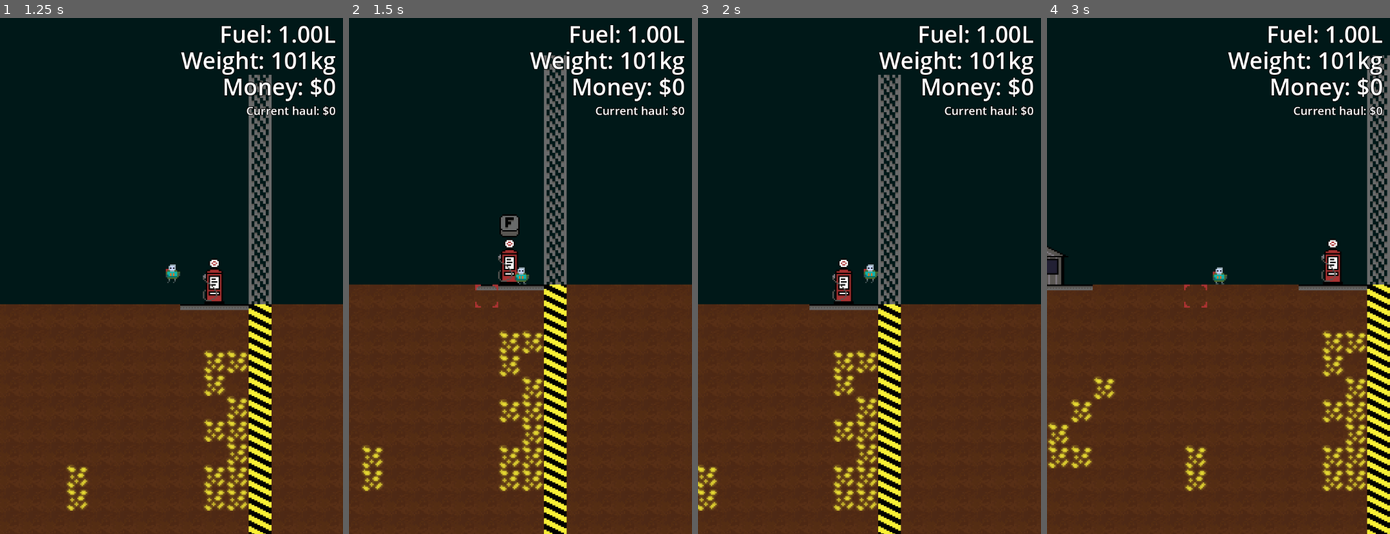
Above: before the commit, frames 1-4 (left to right).
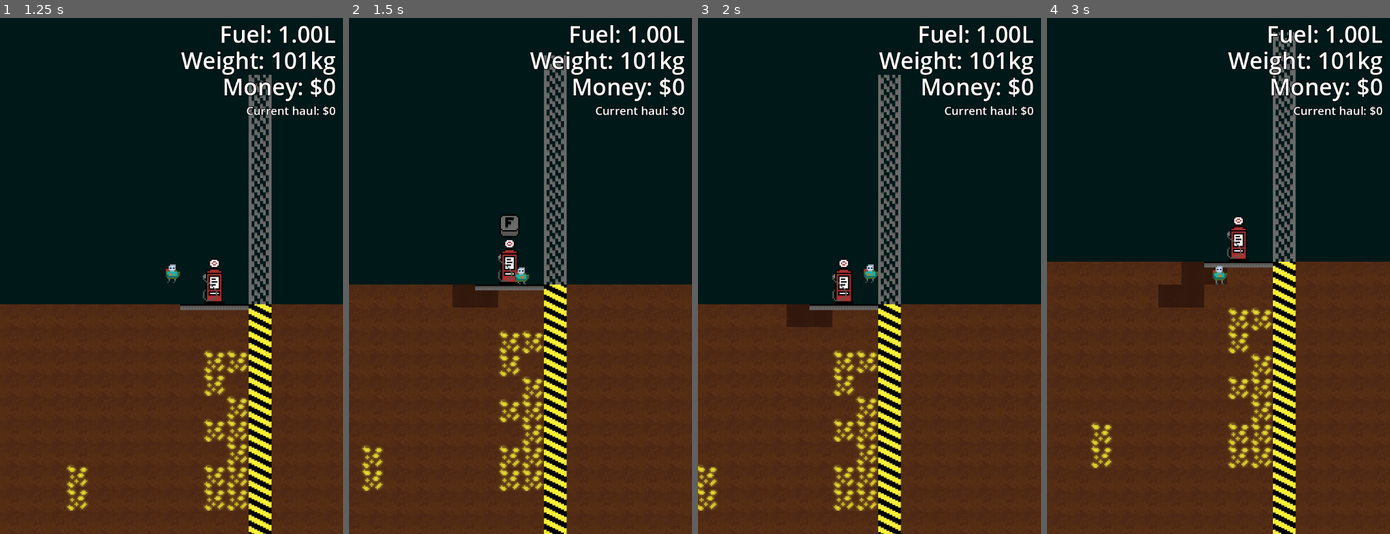
Above: after the commit, the same moments.

Repository: brikr/ludum-dare-57
Game: Godot game, scene res://scenes/main/main.tscn
The game is run twice, just before and just after one commit, with the same random seed, the same clock (stepped at 60 frames per second) and the same inputs.
Inputs (mouse positions are in pixels of both pictures, inside the frame that each line leads up to):
- Up to frame 1 (1.25 s): tap Enter at 0.5 s; move the mouse to (246, 250) at 0.52 s; hold D (move_right) from 0.53 s (still down); tap F (interact) at 0.6 s; tap Space (jump) at 0.77 s
- Up to frame 2 (1.5 s): keep holding D (move_right); move the mouse to (451, 301) at 1.27 s; click (451, 301) at 1.35 s
- Up to frame 3 (2 s): keep holding D (move_right); tap Space (jump) at 1.52 s
- Up to frame 4 (3 s): move the mouse to (1252, 162) at 2.02 s; release D (move_right) at 2.03 s; hold A (move_left) 2.03-2.78 s; tap F (interact) at 2.1 s; move the mouse to (1201, 379) at 2.77 s; hold D (move_right) from 2.78 s (still down); click (1201, 379) at 2.85 s

Frame 1 is identical in both runs. In frame 2, 0.5% of the frame differs, in the area x 30-44%, y 51-57%; in frame 3, 0.5%; in frame 4, 20%, in the area x 0-100%, y 2-100%.

Commit message:
green and red ore

Diff:
--- a/assets/tiles.tres
+++ b/assets/tiles.tres
@@ -45,6 +45,8 @@
 4:6/0 = 0
 5:5/0 = 0
 5:6/0 = 0
+2:2/0 = 0
+3:2/0 = 0
 
 [resource]
 physics_layer_0/collision_layer = 1
--- a/scenes/constants/constants.gd
+++ b/scenes/constants/constants.gd
@@ -17,8 +17,8 @@
 # Object Tiles
 const GOLD_TILE := Vector2i(0, 2)
 const BLUE_TILE := Vector2i(1, 2)
-const RED_TILE := Vector2i(1, 2) # TODO update me
-const GREEN_TILE := Vector2i(1, 2) # TODO update me
+const RED_TILE := Vector2i(2, 2)
+const GREEN_TILE := Vector2i(3, 2)
 const ALIEN_SKULL_TILE := Vector2i(0, 3)
 const ALIEN_TECH_TILE := Vector2i(1, 3)
 
--- a/scenes/player/player.gd
+++ b/scenes/player/player.gd
@@ -37,7 +37,7 @@
 ## Digging
 # digging power (per physics frame)
 # TODO: this should be 1.0 for real digging to return
-var digging_power = 1.0
+var digging_power = 1000.0
 ## Falling
 # Get the gravity from the project settings to be synced with RigidBody nodes.
 var gravity = ProjectSettings.get_setting("physics/2d/default_gravity")
Binary file changed: assets/tiles.aseprite
Binary file changed: assets/tiles.png
